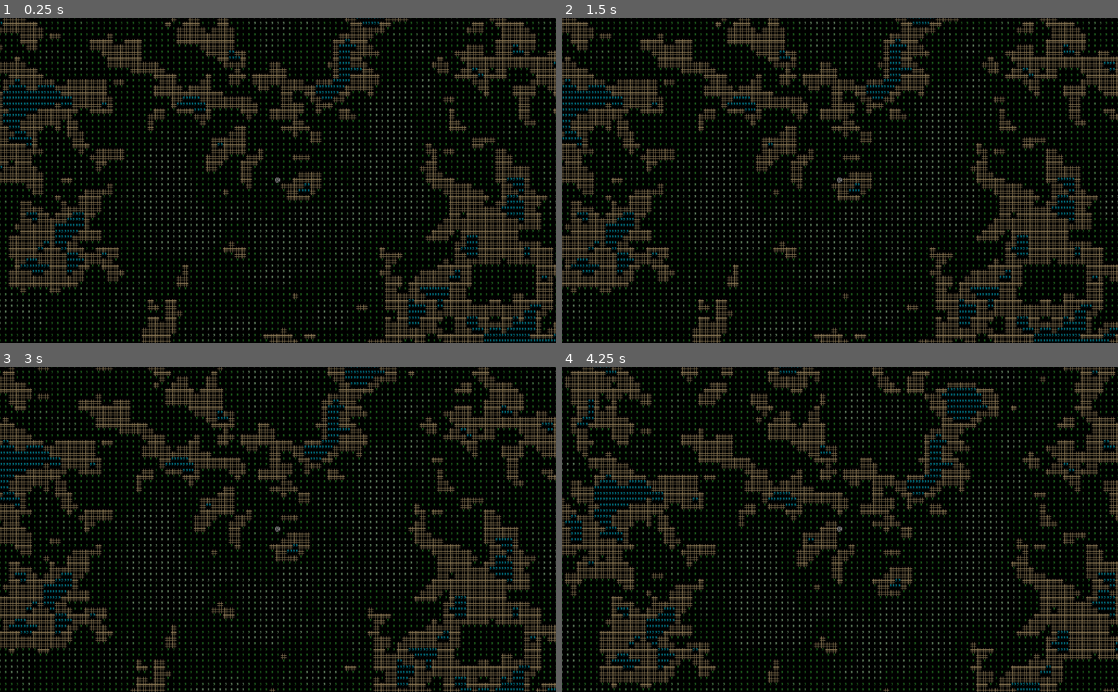
Above: before the commit, frames 1-4 (two rows, left to right).
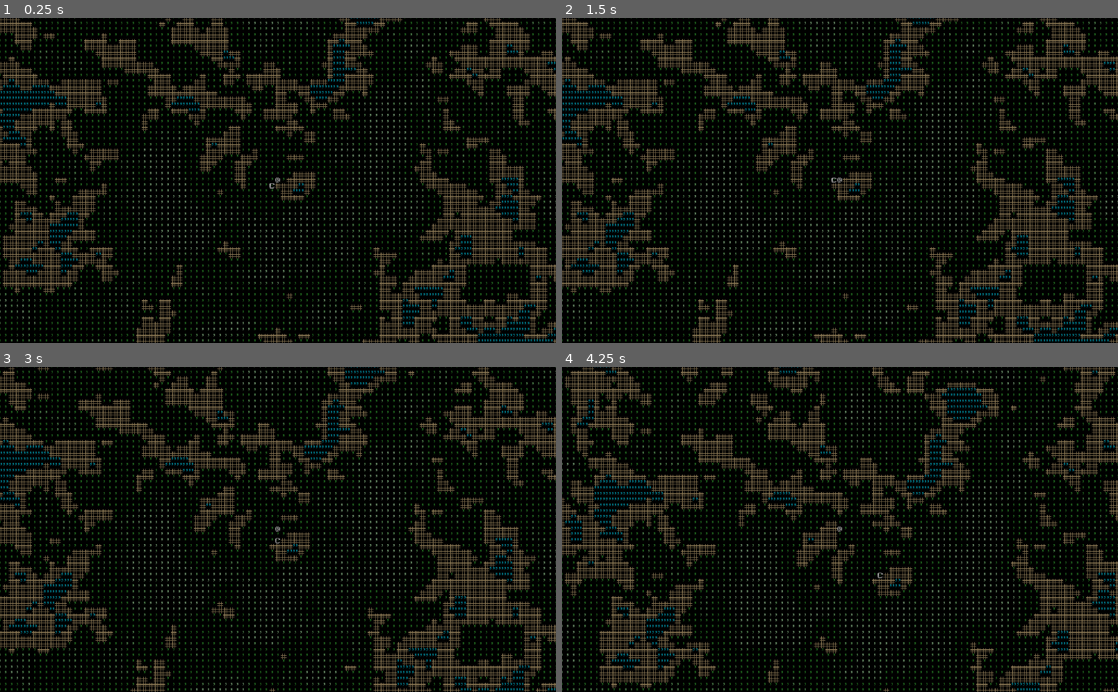
Above: after the commit, the same moments.

Repository: MikkoK189/roguelike
Game: Godot game, scene res://World.tscn
The game is run twice, just before and just after one commit, with the same random seed, the same clock (stepped at 60 frames per second) and the same inputs.
Inputs:
- Up to frame 1 (0.25 s): no input
- Up to frame 2 (1.5 s): tap Enter at 0.5 s; hold Right (right) 0.53-1.28 s; tap Space at 1.25 s; hold Down (down) from 1.28 s (still down)
- Up to frame 3 (3 s): tap Enter at 2 s; release Down (down) at 2.03 s; hold Right (right) 2.03-2.78 s; tap Space at 2.75 s; hold Up (ui_up) from 2.78 s (still down)
- Up to frame 4 (4.25 s): release Up (ui_up) at 3.53 s; hold Left (left) from 3.53 s (still down)

The runs differ from the first frame. In frame 1, 9.6% of the frame differs, in the area x 0-100%, y 0-100%; in frame 2, less than 0.1%; in frame 3, less than 0.1%; in frame 4, less than 0.1%.

Commit message:
Prototyped pathfinding.

Diff:
--- /dev/null
+++ b/Critter.gd
@@ -0,0 +1,34 @@
+extends Creature
+
+var player
+var path
+var moved = true
+
+func _ready():
+	yield(get_tree(), "idle_frame")
+	player = Globals.player
+	pass
+
+func _process(delta):
+	var x = self.global_position.x / Tiles.tile_size_x
+	var y = self.global_position.y / Tiles.tile_size_y
+	if(path && !moved):
+		var move_pos = Vector2(path[0].x - x,path[0].y - y)
+		if(move_pos == Vector2(0, 0)):
+			print("NUOLOL")
+			path.remove(0)
+			if(path):
+				move_pos = Vector2(path[0].x - x,path[0].y - y)
+		print(move_pos)
+		_move(move_pos)
+
+		moved = true
+		$Timer.start()
+	elif(!path || path.size() < 7 || global_position.distance_to(player.global_position) > 10 * Tiles.tile_size_x):
+		path = Globals.pathfinding.get_new_path(Vector2(x, y), player.global_position)
+	pass
+
+
+func _on_Timer_timeout():
+	print("Move timer")
+	moved = false
--- /dev/null
+++ b/Critter.tscn
@@ -0,0 +1,15 @@
+[gd_scene load_steps=3 format=2]
+
+[ext_resource path="res://Sprites/Tiles/tile035.png" type="Texture" id=1]
+[ext_resource path="res://Critter.gd" type="Script" id=2]
+
+[node name="Critter" type="Node2D"]
+script = ExtResource( 2 )
+
+[node name="Sprite" type="Sprite" parent="."]
+texture = ExtResource( 1 )
+
+[node name="Timer" type="Timer" parent="."]
+autostart = true
+
+[connection signal="timeout" from="Timer" to="." method="_on_Timer_timeout"]
--- a/Globals.gd
+++ b/Globals.gd
@@ -4,3 +4,4 @@
 var player
 var chunkmanager
 var world
+var pathfinding
--- a/Pathfinding.gd
+++ b/Pathfinding.gd
@@ -2,47 +2,47 @@
 class_name Pathfinding
 
 
+export var map_size = 100
 var astar = AStar2D.new()
-var tilemap: TileMap
-var half_cell_size: Vector2
-var used_rect: Rect2
+#var tilemap: TileMap
+#var used_rect: Rect2
 var wallpoints: Array
 var points_gone_through = 0
 var thread
 
+func _ready():
+	Globals.pathfinding = self
+
+func create_navigation_map(map):
+	add_traversable_tiles()
+	connect_traversable_tiles()
+	set_navigation_walls()
+	print(astar.get_points())
+
+func add_traversable_tiles():
+	for x in map_size:
+		for y in map_size:
+			var id = get_id_for_point(Vector2(x, y))
+			astar.add_point(id, Vector2(x, y))
+
+func add_cell(x, y):
+	pass
 
 
-func create_navigation_map(tilemap):
-	self.tilemap = tilemap
+func connect_traversable_tiles():
+	for x in map_size:
+		for y in map_size:
+			var id = get_id_for_point(Vector2(x, y))
+			# Get coordinates of neighboring tiles
+			for _x in range(3):
+				for _y in range(3):
+					var target = Vector2(x, y) + Vector2(_x - 1, _y - 1)
+					var target_id = get_id_for_point(target)
 
-	half_cell_size = tilemap.cell_size / 2
-	used_rect = tilemap.get_used_rect()
+					if Vector2(x, y) == target or not astar.has_point(target_id):
+						continue
 
-	var tiles = tilemap.get_used_cells()
-
-	add_traversable_tiles(tiles)
-	connect_traversable_tiles(tiles)
-	set_navigation_walls()
-
-func add_traversable_tiles(tiles: Array):
-	for tile in tiles:
-		var id = get_id_for_point(tile)
-		astar.add_point(id, tile)
-
-
-func connect_traversable_tiles(tiles: Array):
-	for tile in tiles:
-		var id = get_id_for_point(tile)
-		# Get coordinates of neighboring tiles
-		for x in range(3):
-			for y in range(3):
-				var target = tile + Vector2(x - 1, y - 1)
-				var target_id = get_id_for_point(target)
-
-				if tile == target or not astar.has_point(target_id):
-					continue
-
-				astar.connect_points(id, target_id, true)
+					astar.connect_points(id, target_id, true)
 
 
 func set_navigation_walls():
@@ -83,16 +83,17 @@
 
 
 func get_id_for_point(point: Vector2):
-	var x = point.x - used_rect.position.x
-	var y = point.y - used_rect.position.y
+	var x = point.x + Tiles.tile_size_x / 2
+	var y = point.y * 256
 
-	return x + y * used_rect.size.x
+	return x + y * 126
 
 
 # Both start and end are world coordinated
 func get_new_path(start: Vector2, end: Vector2) -> Array:
-	var start_tile = tilemap.world_to_map(start)
-	var end_tile = tilemap.world_to_map(end)
+	var start_tile = start
+	var end_tile = Vector2(end.x / Tiles.tile_size_x, end.y / Tiles.tile_size_y)
+
 
 	var start_id = get_id_for_point(start_tile)
 	var end_id = get_id_for_point(end_tile)
@@ -104,7 +105,7 @@
 
 	var path_world = []
 	for point in path_map:
-		var point_world = tilemap.map_to_world(point) + half_cell_size
+		var point_world = point
 		path_world.append(point_world)
 
 	return path_world
--- a/Player.gd
+++ b/Player.gd
@@ -41,3 +41,7 @@
 
 func timer_timeout():
 	can_move = true
+	var x = self.global_position.x / Tiles.tile_size_x
+	var y = self.global_position.y / Tiles.tile_size_y
+	print("PLAYER POS:")
+	print(Vector2(x, y))
--- a/Tile.gd
+++ b/Tile.gd
@@ -1,3 +1,7 @@
 extends Sprite
 
 var id
+
+func _ready():
+	yield(get_tree(), "idle_frame")
+	pass
--- a/World.gd
+++ b/World.gd
@@ -17,6 +17,8 @@
 	noise.octaves = 4
 	noise.period = 20.0
 	noise.persistence = 0.8
+	yield(get_tree(), "idle_frame")
+	Globals.pathfinding.create_navigation_map(self)
 	pass
 
 
--- a/World.tscn
+++ b/World.tscn
@@ -1,9 +1,10 @@
-[gd_scene load_steps=5 format=2]
+[gd_scene load_steps=6 format=2]
 
 [ext_resource path="res://World.gd" type="Script" id=1]
 [ext_resource path="res://ChunkLoading/ChunkManager.gd" type="Script" id=2]
 [ext_resource path="res://Pathfinding.gd" type="Script" id=3]
 [ext_resource path="res://Player.tscn" type="PackedScene" id=4]
+[ext_resource path="res://Critter.tscn" type="PackedScene" id=5]
 
 [node name="World" type="Node2D"]
 script = ExtResource( 1 )
@@ -20,6 +21,13 @@
 render_distance = 6
 
 [node name="Player" parent="." instance=ExtResource( 4 )]
+position = Vector2( 8, 0 )
 
 [node name="Pathfinding" type="Node2D" parent="."]
 script = ExtResource( 3 )
+__meta__ = {
+"_edit_lock_": true
+}
+
+[node name="Critter" parent="." instance=ExtResource( 5 )]
+position = Vector2( 0, 8 )
